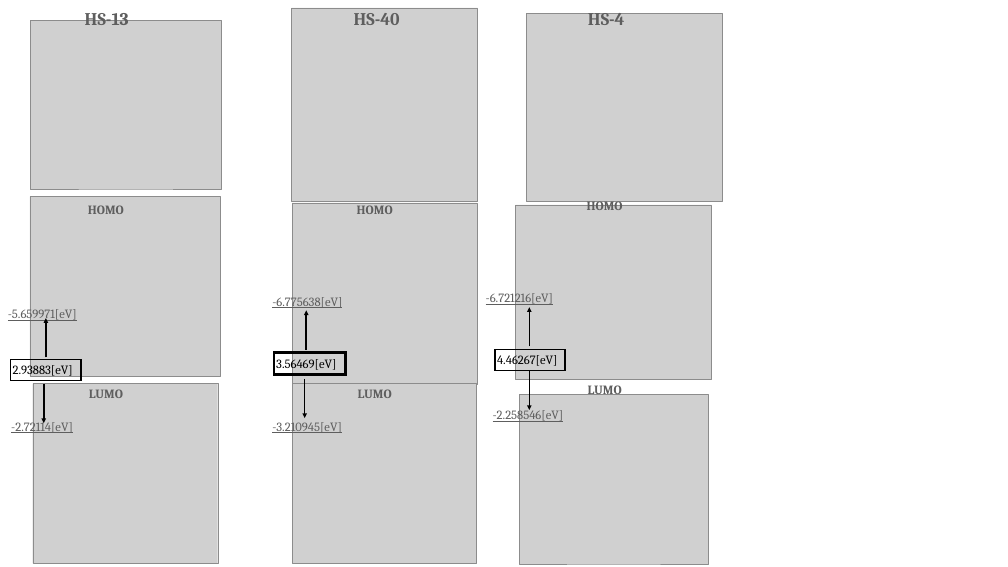
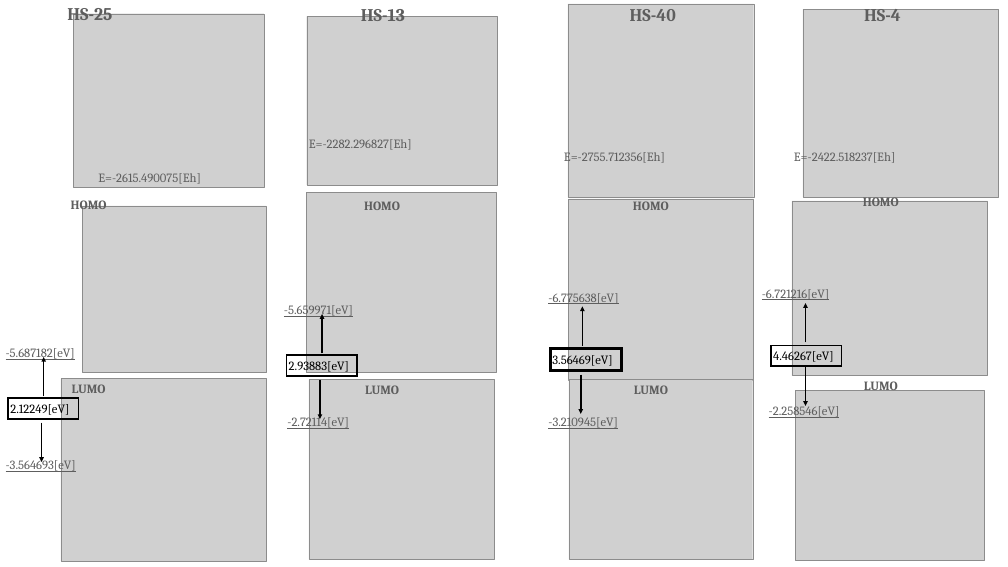
Before and after one commit to rdguerrerom/MolecularModelling, a slide deck: slide 1 of For_Naaman/orbitals/FrontierOrbitalsAnalysis.pptx. Drawn at 1008x567 pixels with LibreOffice and Linux fonts; fonts in the diff are those of the drawing; grey boxes stand for pictures. Boxes give left, top, right and bottom in pixels: in the first picture for what was removed or moved away, otherwise in the second. Text is boxed around its words. In the diff, an @@ line names an element or a change of style, - is before the commit and + after.

```diff
--- a/For_Naaman/orbitals/FrontierOrbitalsAnalysis.pptx
+++ b/For_Naaman/orbitals/FrontierOrbitalsAnalysis.pptx
@@ text added at [67,4,112,25], 34 pt, text #5E5E5E, bold @@
+HS-25
@@ picture added at [73,14,264,187] @@
@@ text added at [309,139,412,150], 24 pt, text #5E5E5E @@
+E=-2282.296827[Eh]
@@ text added at [98,173,201,184], 24 pt, text #5E5E5E @@
+E=-2615.490075[Eh]
@@ text added at [564,150,665,165], 24 pt, text #5E5E5E @@
+E=-2755.712356[Eh]
@@ text added at [794,150,896,165], 24 pt, text #5E5E5E @@
+E=-2422.518237[Eh]
@@ text added at [71,197,107,212], 24 pt, text #5E5E5E, bold @@
+HOMO
@@ picture added at [82,206,266,372] @@
@@ 15 texts, 9 pictures, 6 arrows, 3 rectangles: place and size @@
-15 texts, 9 pictures, 6 arrows, 3 rectangles at [8,8,722,564]
+15 texts, 9 pictures, 6 arrows, 3 rectangles at [284,4,999,560]
@@ text added at [6,348,75,360], 24 pt, text #5E5E5E, underline @@
+-5.687182[eV]
@@ arrow added from (44, 396) to (44, 357), #000000 3 pt @@
@@ picture added at [61,379,266,561] @@
@@ text added at [72,384,106,393], 24 pt, text #5E5E5E, bold @@
+LUMO
@@ rectangle added at [8,398,79,419], outline #000000 3 pt, 24 pt, text #000000 @@
+2.12249[eV]
@@ arrow added from (42, 423) to (42, 462), #000000 3 pt @@
@@ text added at [6,458,76,473], 24 pt, text #5E5E5E, underline @@
+-3.564693[eV]
```
Also in this commit, not shown: 23 other files.
